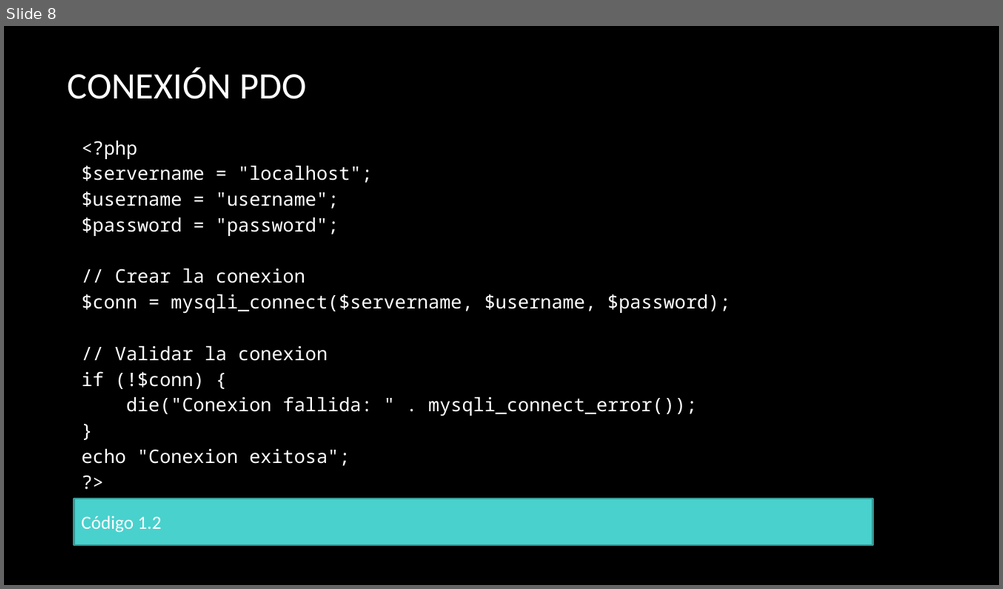
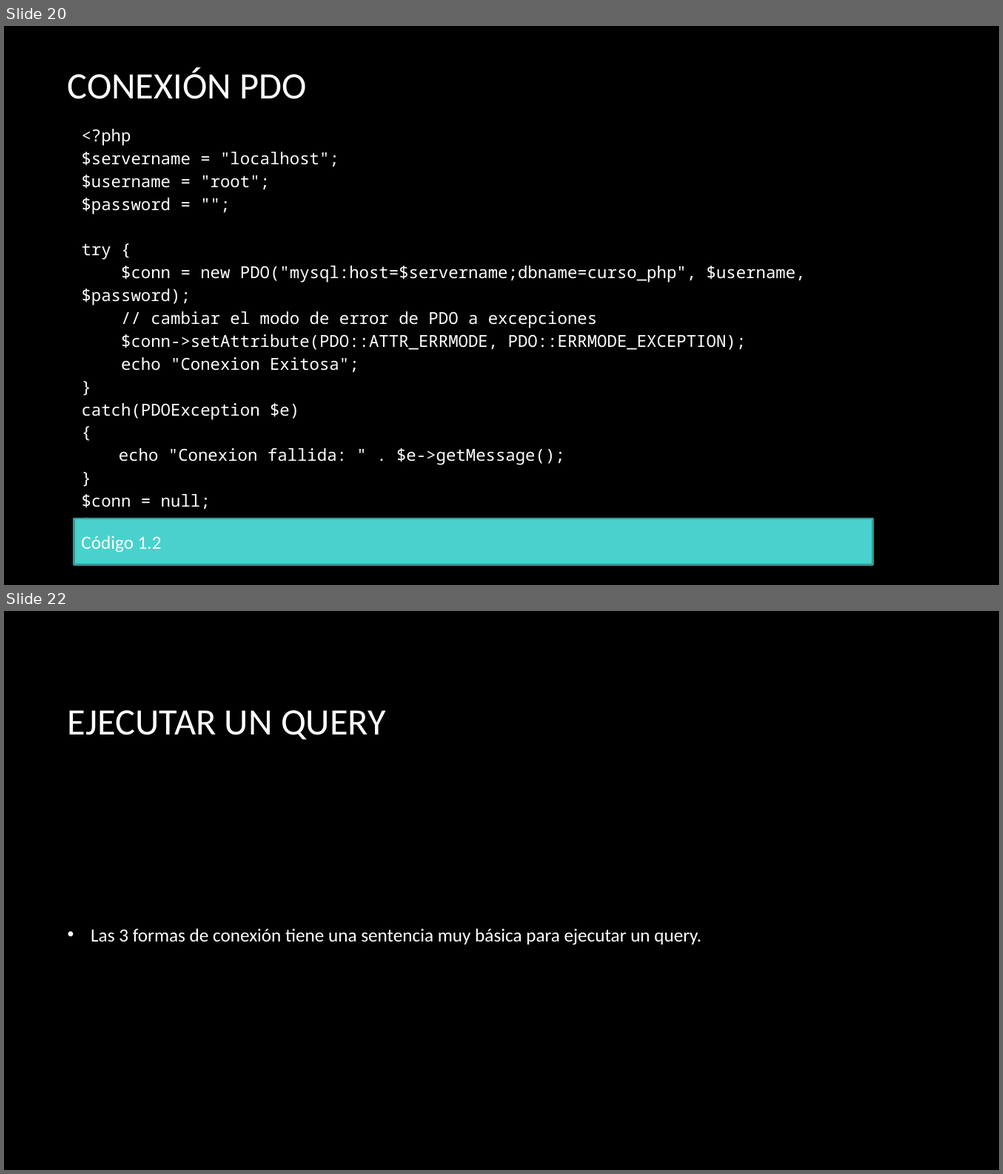
Before and after one commit to erikfer94/fromNoobToMaster, a slide deck: presentaciones/clase_2.pptx. Shown one above the other, each under a label of ours: slide 8 before the commit, slides 20 and 22 after it; the slides between them are not shown. The pictures are 1003x589 and 1003x1174 pixels, drawn with LibreOffice and Linux fonts; fonts in the diff are those of the drawing; background and template pictures are left out. Boxes give left, top, right and bottom in pixels: in the first picture for what was removed or moved away, otherwise in the second. Text is boxed around its words. In the diff, an @@ line names an element or a change of style, - is before the commit and + after.

```diff
--- a/presentaciones/clase_2.pptx
+++ b/presentaciones/clase_2.pptx
@@ slide 22 added at box(4, 611, 999, 1170), background picture (left out) @@
@@ title added at box(68, 710, 386, 740), 36 pt, text #FFFFFF @@
+EJECUTAR UN QUERY
@@ text added at box(91, 928, 701, 945), 18 pt, text #FFFFFF @@
+• Las 3 formas de conexión tiene una sentencia muy básica para ejecutar un query.
@@ what was slide 8 is now slide 20 @@
@@ slide 20 changed as well @@
@@ rectangle "<?php": place and size @@
-rectangle "<?php" at box(74, 129, 874, 499)
+rectangle "<?php" at box(74, 118, 874, 519)
@@ text in rectangle at box(82, 129, 339, 167): size 18 to 16 pt in "<?php", "$servername = "localhost";", "}", "?>" @@
@@ text in rectangle at box(82, 175, 805, 372): text changed; size 18 to 16 pt @@
-$username = "username";
-$password = "password";
-// Crear la conexion
-$conn = mysqli_connect($servername, $username, $password);
-// Validar la conexion
-if (!$conn) {
-die("Conexion fallida: " . mysqli_connect_error());
+$username = "root";
+$password = "";
+try {
+$conn = new PDO("mysql:host=$servername;dbname=curso_php", $username, $password);
+// cambiar el modo de error de PDO a excepciones
+$conn->setAttribute(PDO::ATTR_ERRMODE, PDO::ERRMODE_EXCEPTION);
+echo "Conexion Exitosa";
@@ text in rectangle at box(82, 403, 565, 509): text changed; size 18 to 16 pt @@
-echo "Conexion exitosa";
+catch(PDOException $e)
+{
+echo "Conexion fallida: " . $e->getMessage();
+}
+$conn = null;
@@ rectangle "Código 1.2": place and size @@
-rectangle "Código 1.2" at box(74, 499, 874, 545)
+rectangle "Código 1.2" at box(74, 519, 874, 565)
```
Also in this commit, not shown: 2 other slides changed, 19 other slides added, 8 other files.
